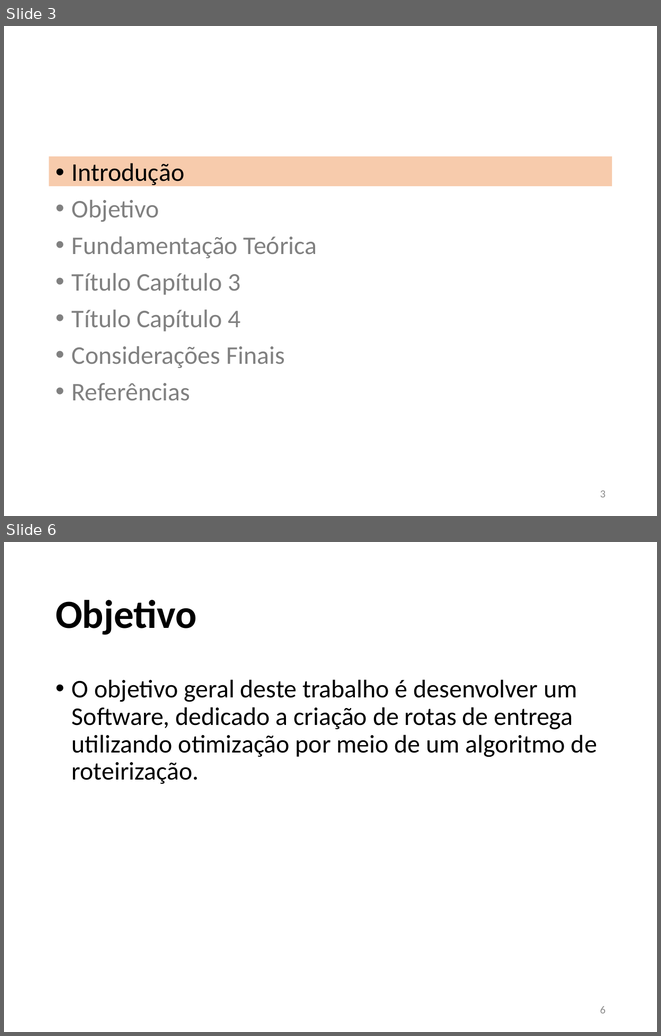
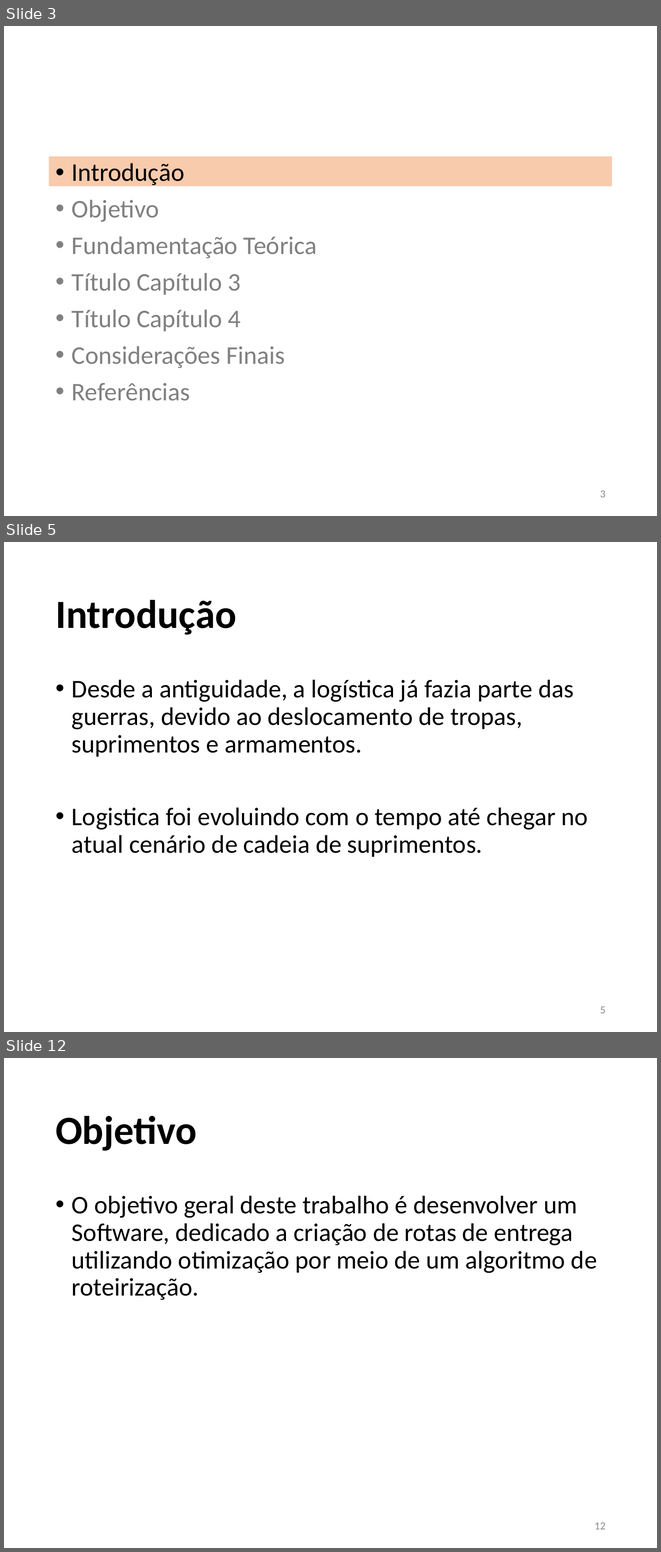
Before and after one commit to JoaoVFG/documentacaoTG, a slide deck: APRESENTAÇÃO JOAO VITOR.pptx. Shown one above the other, each under a label of ours: slides 3 and 6 before the commit, slides 3, 5 and 12 after it; the slides between them are not shown. The pictures are 661x1036 and 661x1552 pixels, drawn with LibreOffice and Linux fonts; fonts in the diff are those of the drawing. Boxes give left, top, right and bottom in pixels: in the first picture for what was removed or moved away, otherwise in the second. Text is boxed around its words. In the diff, an @@ line names an element or a change of style, - is before the commit and + after.

```diff
--- a/APRESENTAÇÃO JOAO VITOR.pptx
+++ b/APRESENTAÇÃO JOAO VITOR.pptx
@@ slide 5 added at [4,542,657,1032], background #FFFFFF @@
@@ title added at [55,600,237,635], 44 pt, text #000000, bold @@
+Introdução
@@ text added at [72,679,588,857], 28 pt, text #000000 @@
+• Desde a antiguidade, a logística já fazia parte das guerras, devido ao deslocamento de tropas, suprimentos e armamentos.
+• Logistica foi evoluindo com o tempo até chegar no atual cenário de cadeia de suprimentos.
@@ page number added at [600,1006,606,1013], 12 pt, text #8C8C8C @@
+5
@@ what was slide 6 is now slide 12 @@
@@ page number at [594,1522,606,1529]: text changed @@
-6
+12
```
Also in this commit, not shown: 10 slides changed, 11 other slides added, 3 slides removed, 1 other file.
